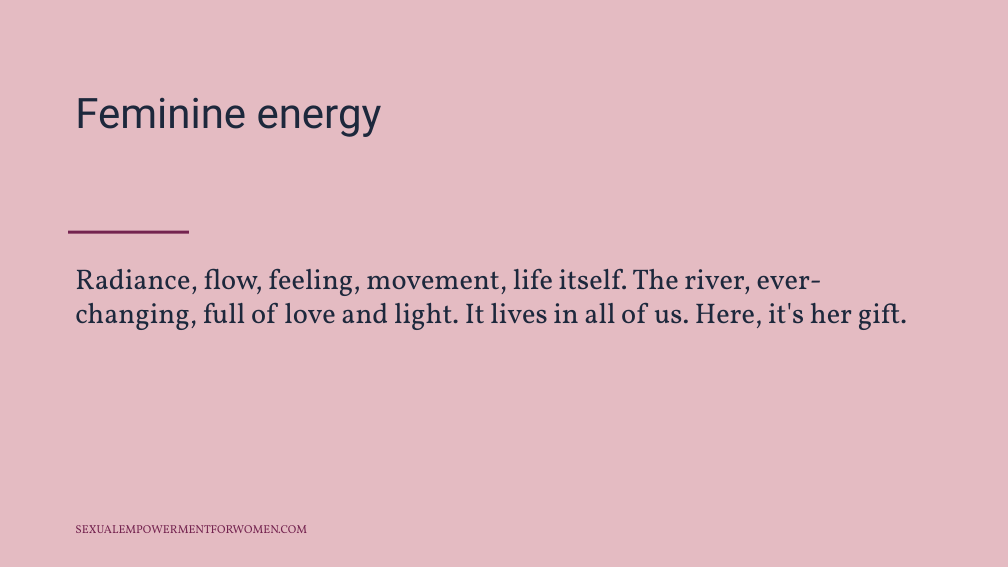
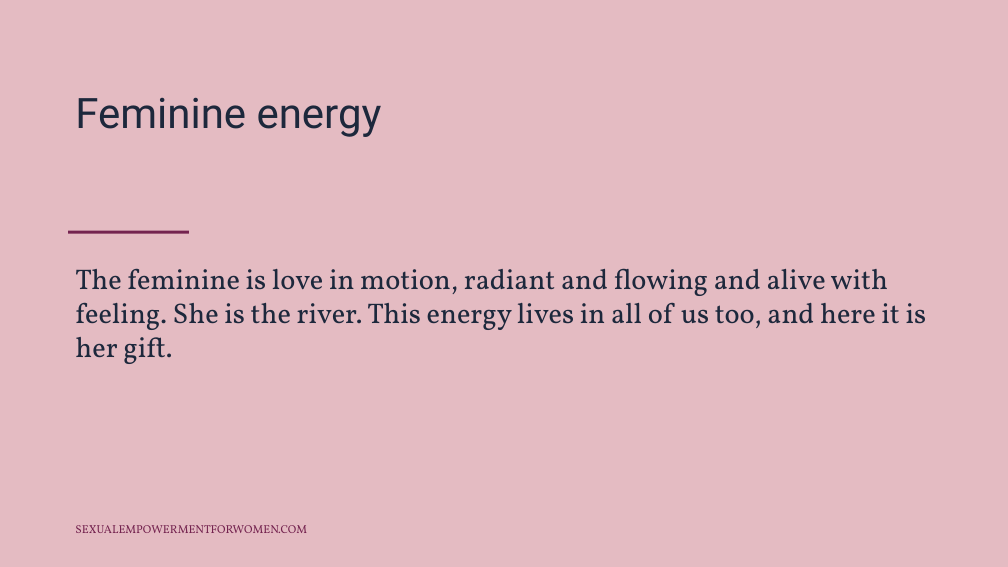
Before and after one commit to tarisha-starr/GitHub-folder, a slide deck: slide 4 of content/sessions/slides/Polarity-and-Attraction.pptx. Drawn at 1008x567 pixels with LibreOffice and Linux fonts; fonts in the diff are those of the drawing. Boxes give left, top, right and bottom in pixels: in the first picture for what was removed or moved away, otherwise in the second. Text is boxed around its words. In the diff, an @@ line names an element or a change of style, - is before the commit and + after.

```diff
--- a/content/sessions/slides/Polarity-and-Attraction.pptx
+++ b/content/sessions/slides/Polarity-and-Attraction.pptx
@@ text at box(75, 268, 927, 364): text changed @@
-Radiance, flow, feeling, movement, life itself. The river, ever-changing, full of love and light. It lives in all of us. Here, it's her gift.
+The feminine is love in motion, radiant and flowing and alive with feeling. She is the river. This energy lives in all of us too, and here it is her gift.
```
Also in this commit, not shown: 4 other slides changed, 3 other files.
